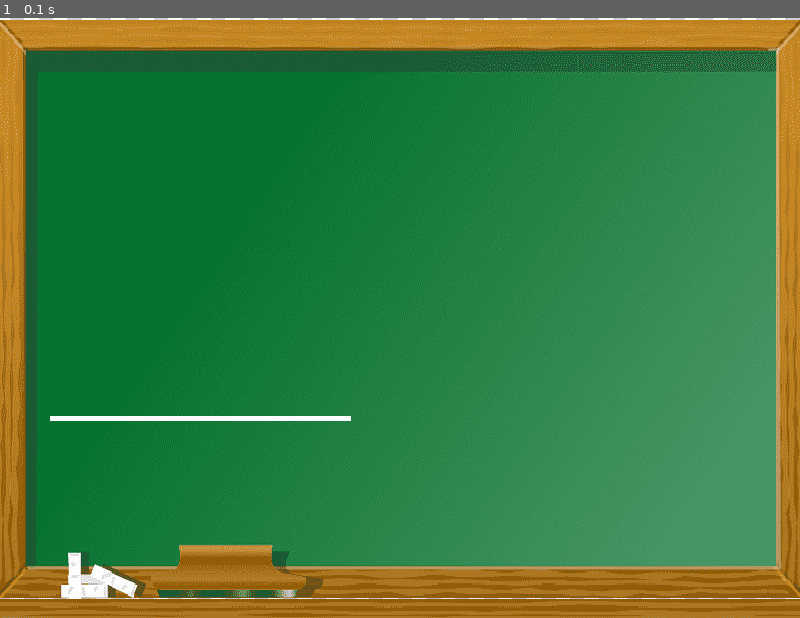
Above: before the commit, frame 1.
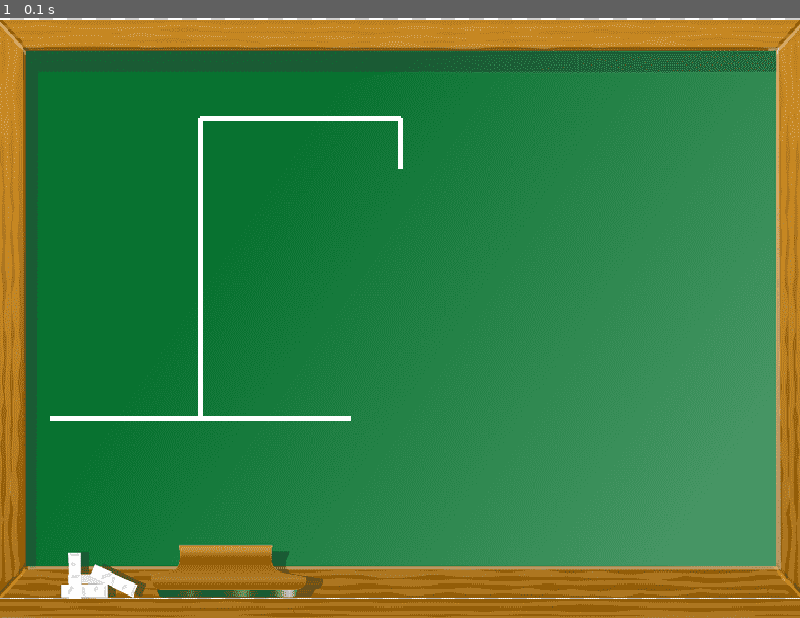
Above: after the commit, the same moment.

Repository: Jeronimo-Cordoba01/Pygame-Ahorcado
Game: pygame game, started from Juego/Main.py
Two runs of this game, one before a commit and one after it. Both use one fixed random seed, a clock stepped at 60 frames per second and the inputs below.
Inputs:
- Up to frame 1 (0.1 s): no input

The runs differ from the first frame. In frame 1, 0.6% of the frame differs, in the area x 24-51%, y 16-67%.

Commit message:
ahorca ready

Diff:
--- a/Juego/Funciones.py
+++ b/Juego/Funciones.py
@@ -9,9 +9,21 @@
         self.largo_base = 300
         self.alto_viga = 300
         self.largo_viga = 200
-        self.largo_viga_vertical = 50
+        self.alto_viga_chiquita = 50
 
     def dibujar(self):
         base_inicial = (self.base_x, self.base_y)
         base_final = (self.base_x + self.largo_base, self.base_y)
         pygame.draw.line(self.pantalla, self.color_blanco, base_inicial, base_final, 5)
+
+        alto_viga_inicial = (self.base_x + self.largo_base // 2, self.base_y)
+        alto_viga_final = (self.base_x+ self.largo_base // 2, self.base_y - self.alto_viga)
+        pygame.draw.line(self.pantalla, self.color_blanco, alto_viga_inicial, alto_viga_final, 5)
+
+        largo_viga_horizontal_inicial = (self.base_x + self.largo_base // 2, self.base_y - self.alto_viga)
+        largo_viga_horizontal_final = (self.base_x + self.largo_base // 2 + self.largo_viga, self.base_y - self.alto_viga )
+        pygame.draw.line(self.pantalla, self.color_blanco, largo_viga_horizontal_inicial, largo_viga_horizontal_final, 5)
+
+        viga_vertical_chiquita_inical = (self.base_x + self.largo_base // 2 + self.largo_viga, self.base_y - self.alto_viga)
+        viga_vertical_chiquita_final = (self.base_x + self.largo_base // 2 + self.largo_viga, self.base_y - self.alto_viga + self.alto_viga_chiquita)
+        pygame.draw.line(self.pantalla, self.color_blanco, viga_vertical_chiquita_inical, viga_vertical_chiquita_final, 5)
